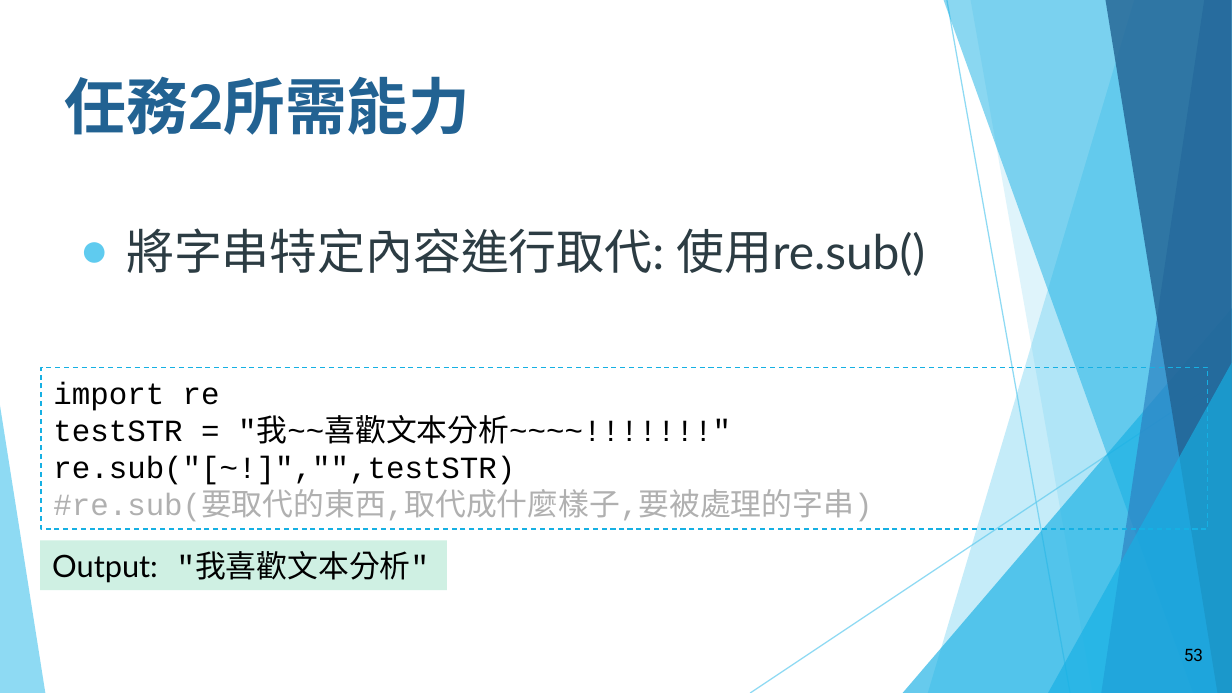
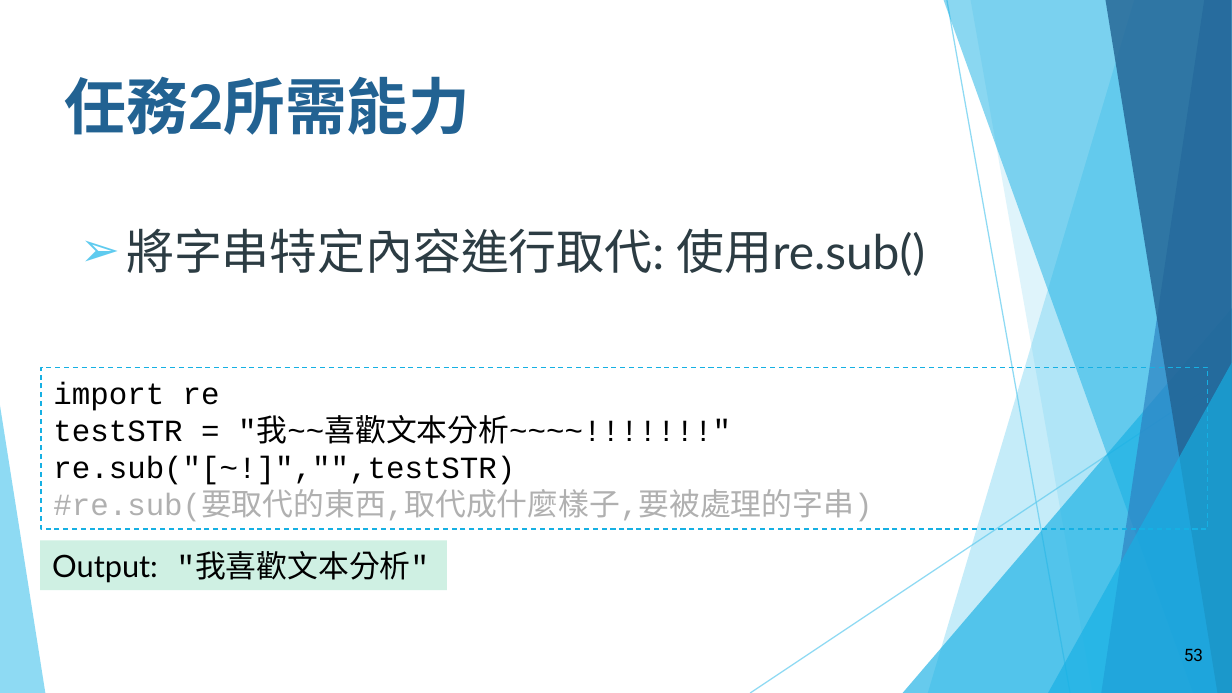
Before and after one commit to howardsukuan/textual-data-analysis-python, a slide deck: slide 53 of week01/文本分析與程式設計Week01.pptx. Drawn at 1232x693 pixels with LibreOffice and Linux fonts; fonts in the diff are those of the drawing. Boxes give left, top, right and bottom in pixels: in the first picture for what was removed or moved away, otherwise in the second. Text is boxed around its words. In the diff, an @@ line names an element or a change of style, - is before the commit and + after.

```diff
--- a/week01/文本分析與程式設計Week01.pptx
+++ b/week01/文本分析與程式設計Week01.pptx
@@ text "將字串特定內容進行取代: 使用re.sub()" at bbox=[126, 228, 925, 276]: bullet ● to ➢ @@
```
Also in this commit, not shown: 7 other slides changed, 1 other file.
